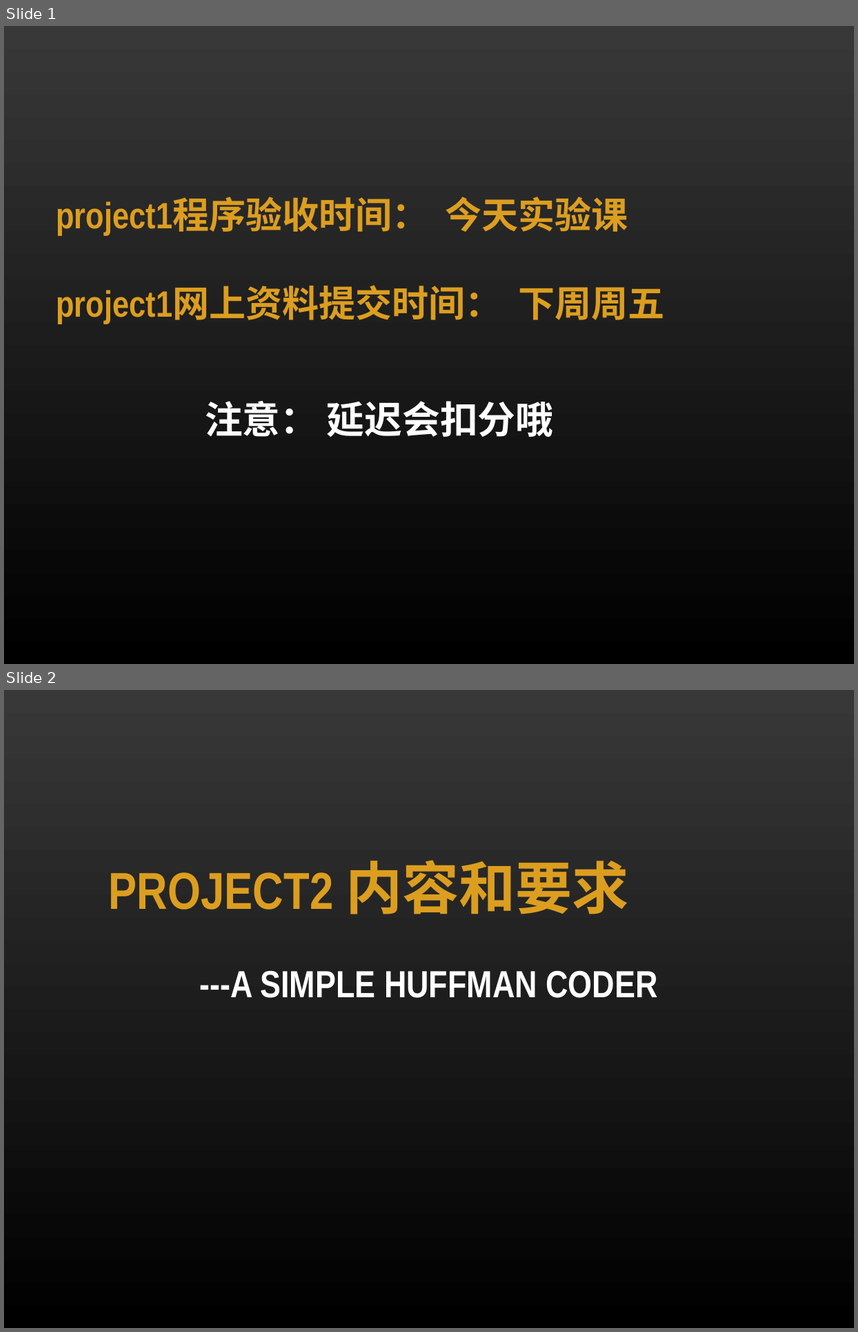
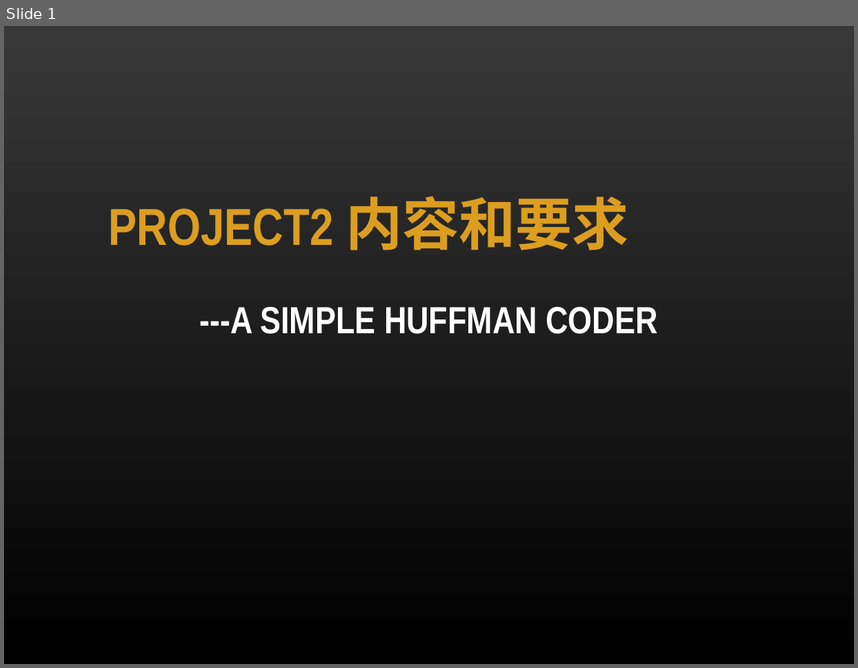
Before and after one commit to CC1AH/Huffman_coder-decoder_calculator, a slide deck: 来自课堂-项目和总结要求等/第二次试验/Project2内容及要求.ppt. Shown one above the other, each under a label of ours: slides 1 and 2 before the commit, slide 1 after it. The pictures are 858x1332 and 858x668 pixels, drawn with LibreOffice and Linux fonts; fonts in the diff are those of the drawing; background and template pictures are left out. Boxes give left, top, right and bottom in pixels: in the first picture for what was removed or moved away, otherwise in the second. Text is boxed around its words. In the diff, an @@ line names an element or a change of style, - is before the commit and + after.

```diff
--- a/来自课堂-项目和总结要求等/第二次试验/Project2内容及要求.ppt
+++ b/来自课堂-项目和总结要求等/第二次试验/Project2内容及要求.ppt
@@ slide 1 removed at [4,26,854,664], background gradient #383838 to #000000 @@
@@ subtitle removed at [56,196,665,323] @@
-project1程序验收时间： 今天实验课project1网上资料提交时间： 下周周五
@@ title removed at [205,401,554,437] @@
-注意： 延迟会扣分哦
@@ what was slide 2 is now slide 1 @@
```
Also in this commit, not shown: 7 slides changed, 8 other files.
